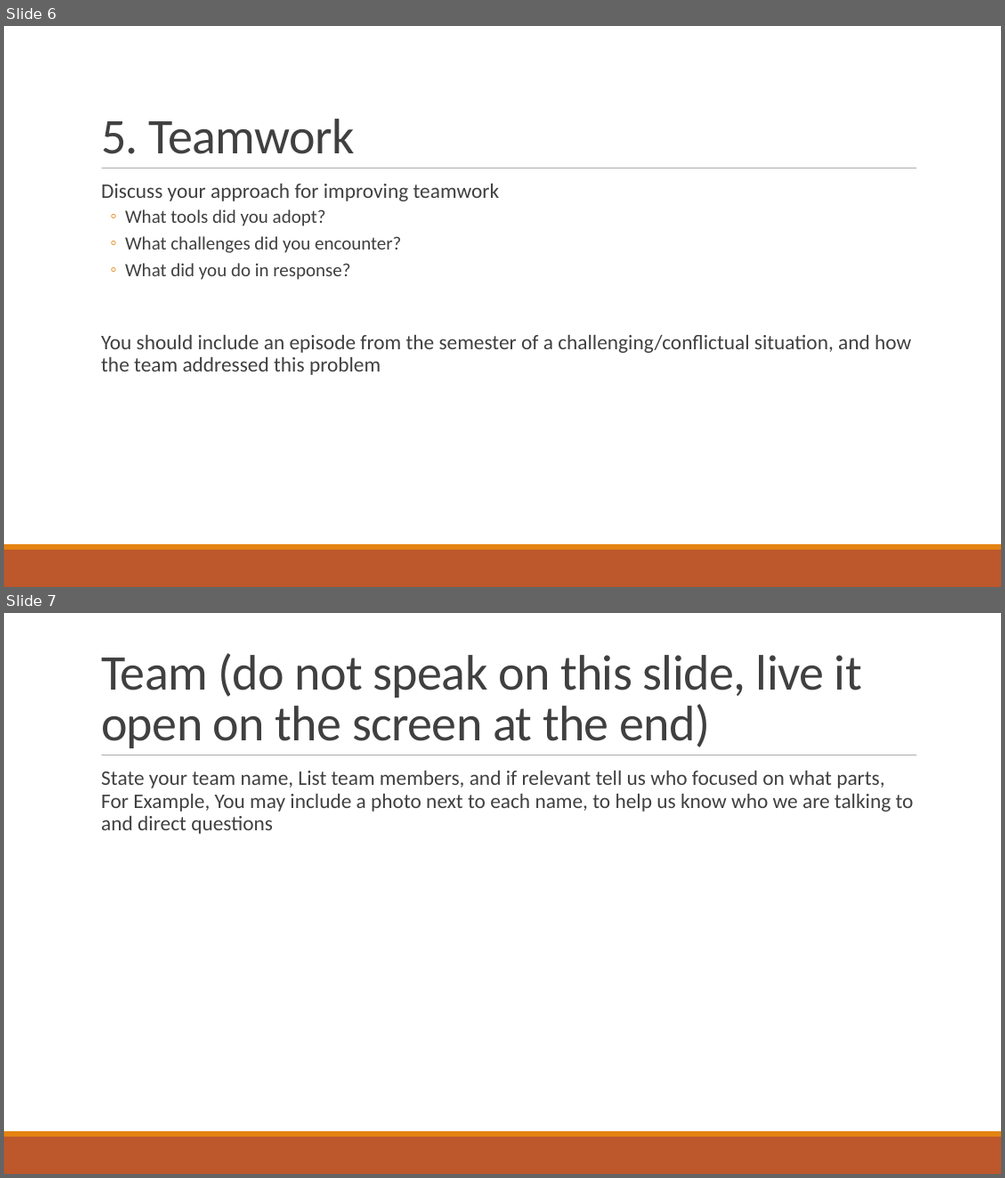
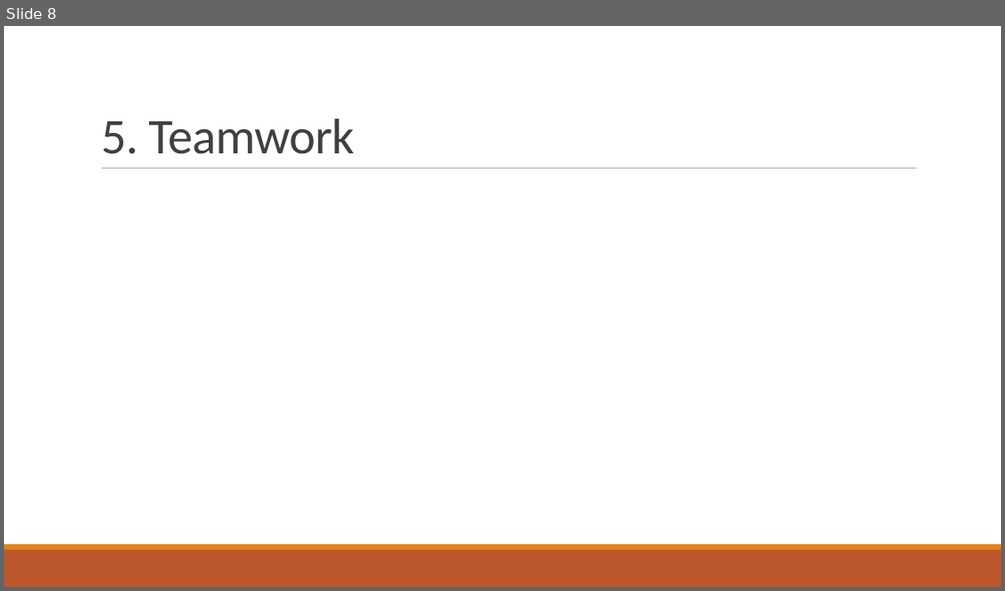
Before and after one commit to LagMechanic/CAB302_WIP, a slide deck: Documents/Presentation.pptx. Shown one above the other, each under a label of ours: slides 6 and 7 before the commit, slide 8 after it. The pictures are 1005x1178 and 1005x591 pixels, drawn with LibreOffice and Linux fonts; fonts in the diff are those of the drawing. Boxes give left, top, right and bottom in pixels: in the first picture for what was removed or moved away, otherwise in the second. Text is boxed around its words. In the diff, an @@ line names an element or a change of style, - is before the commit and + after.

```diff
--- a/Documents/Presentation.pptx
+++ b/Documents/Presentation.pptx
@@ slide 7 removed at box(4, 613, 1001, 1174), background #FFFFFF; not listed: 3 template elements that a slide beside it also shows @@
@@ title removed at box(101, 653, 862, 748) @@
-Team (do not speak on this slide, live it open on the screen at the end)
@@ text removed at box(101, 771, 914, 834) @@
-  State your team name, List team members, and if relevant tell us who focused on what parts, For Example, You may include a photo next to each name, to help us know who we are talking to and direct questions
@@ what was slide 6 is now slide 8 @@
@@ slide 8 changed as well @@
@@ text removed at box(101, 184, 911, 375) @@
-  Discuss your approach for improving teamwork
-  ◦ What tools did you adopt?
-  ◦ What challenges did you encounter?
-  ◦ What did you do in response?
-  You should include an episode from the semester of a challenging/conflictual situation, and how the team addressed this problem
```
Also in this commit, not shown: 5 other slides changed, 3 slides added.
